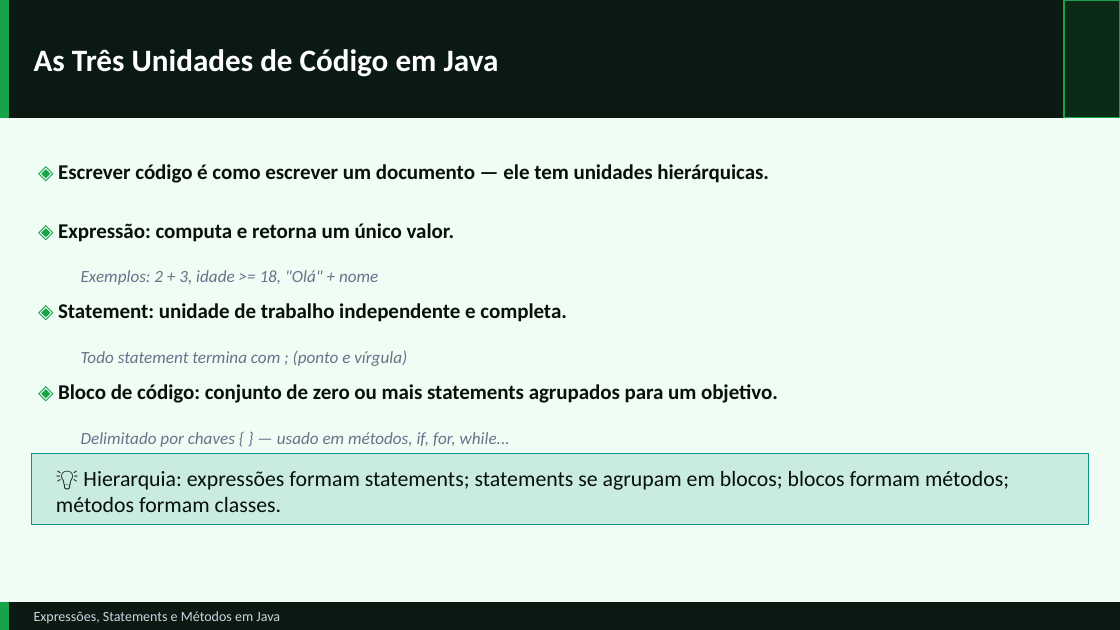
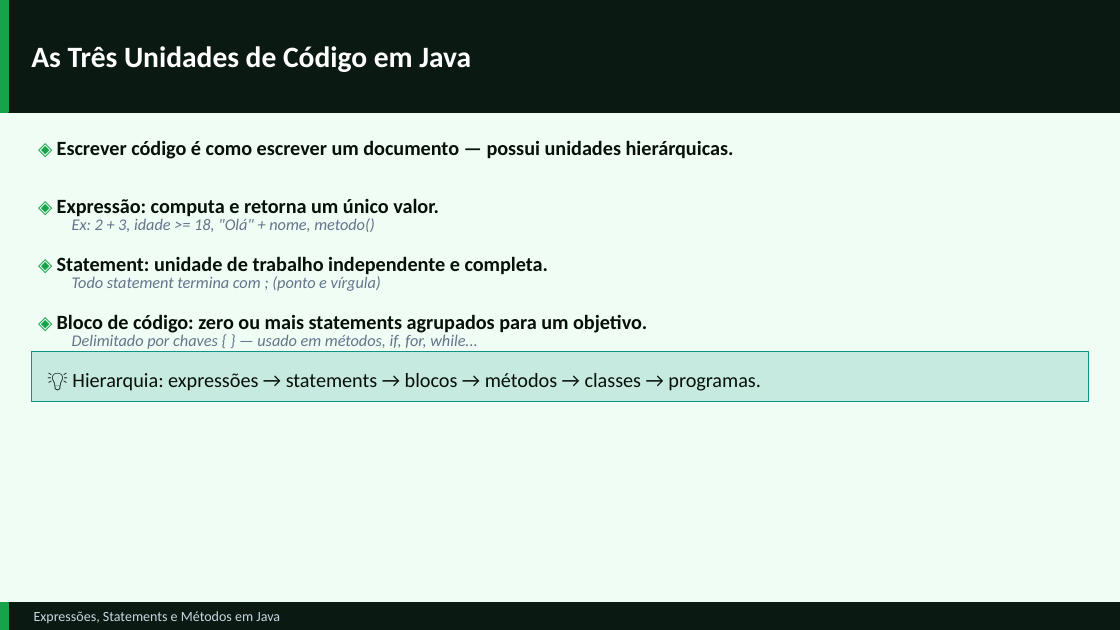
Before and after one commit to GustavoJ-dev/JavaStudiesHub, a slide deck: slide 4 of src/module03/content/Expressoes-Statements-e-Metodos.pptx. Drawn at 1120x630 pixels with LibreOffice and Linux fonts; fonts in the diff are those of the drawing. Boxes give left, top, right and bottom in pixels: in the first picture for what was removed or moved away, otherwise in the second. Text is boxed around its words. In the diff, an @@ line names an element or a change of style, - is before the commit and + after.

Commit message:
feat: nova funcionalidade no main module10/studentchalleng refac: refatorei para organização sem mudar a lógica

```diff
--- a/src/module03/content/Expressoes-Statements-e-Metodos.pptx
+++ b/src/module03/content/Expressoes-Statements-e-Metodos.pptx
@@ rectangle: place and size @@
-rectangle at box(0, 0, 1120, 118)
+rectangle at box(0, 0, 1120, 112)
@@ rectangle: place and size @@
-rectangle at box(0, 0, 8, 118)
+rectangle at box(0, 0, 8, 112)
@@ text "As Três Unidades de Código ..." at box(31, 46, 471, 72): size 20 to 19 pt @@
@@ rectangle removed at box(1064, 0, 1120, 118) @@
@@ text at box(57, 140, 734, 159): text changed; size 13.5 to 13 pt @@
-◈ Escrever código é como escrever um documento — ele tem unidades hierárquicas.
+◈ Escrever código é como escrever um documento — possui unidades hierárquicas.
@@ text "◈ Expressão: computa e retorna ...": place and size @@
-text "◈ Expressão: computa e retorna ..." at box(58, 223, 454, 242)
+text "◈ Expressão: computa e retorna ..." at box(57, 198, 439, 219)
@@ text "◈ Expressão: computa e retorna ..." at box(57, 198, 439, 219): size 13 to 12 pt in "◈"; size 13.5 to 13 pt; vertical alignment top to middle @@
@@ text at box(72, 218, 375, 232): text changed; size 11 to 10.5 pt @@
-Exemplos: 2 + 3, idade >= 18, "Olá" + nome
+Ex: 2 + 3, idade >= 18, "Olá" + nome, metodo()
@@ text "◈ Statement: unidade de trabalho ..." at box(57, 256, 549, 277): size 13 to 12 pt in "◈"; size 13.5 to 13 pt; vertical alignment top to middle @@
@@ text "◈ Statement: unidade de trabalho ...": place and size @@
-text "◈ Statement: unidade de trabalho ..." at box(58, 303, 567, 322)
+text "◈ Statement: unidade de trabalho ..." at box(57, 256, 549, 277)
@@ text "◈ Bloco de código: zero ..." at box(57, 314, 647, 336): vertical alignment top to middle @@
@@ text "Todo statement termina com ; ...": place and size @@
-text "Todo statement termina com ; ..." at box(81, 351, 407, 366)
+text "Todo statement termina com ; ..." at box(72, 276, 381, 291)
@@ text "Todo statement termina com ; ..." at box(72, 276, 381, 291): size 11 to 10.5 pt @@
@@ text at box(57, 314, 647, 336): text changed; size 13.5 to 13 pt @@
-◈ Bloco de código: conjunto de zero ou mais statements agrupados para um objetivo.
+◈ Bloco de código: zero ou mais statements agrupados para um objetivo.
@@ text "Delimitado por chaves { } ..." at box(72, 334, 477, 349): size 11 to 10.5 pt @@
@@ text "Delimitado por chaves { } ...": place and size @@
-text "Delimitado por chaves { } ..." at box(81, 432, 510, 447)
+text "Delimitado por chaves { } ..." at box(72, 334, 477, 349)
@@ rectangle added at box(31, 352, 1089, 402), fill #0D9488 at 18% opacity, outline #0D9488 0.6 pt @@
@@ text at box(72, 373, 760, 391): text changed; size 14 to 13 pt @@
-💡 Hierarquia: expressões formam statements; statements se agrupam em blocos; blocos formam métodos; métodos formam classes.
+💡 Hierarquia: expressões → statements → blocos → métodos → classes → programas.
@@ rectangle removed at box(31, 454, 1089, 524) @@
```
Also in this commit, not shown: 23 other slides changed, 15 slides added, 10 slides removed, 7 other files.
